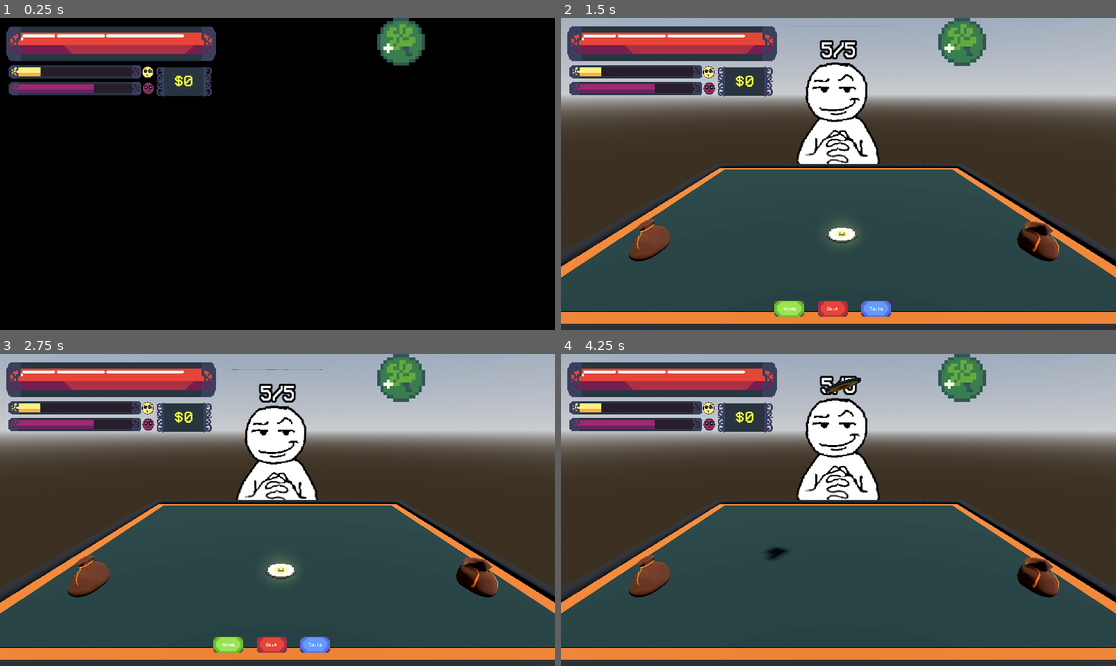
Above: before the commit, frames 1-4 (two rows, left to right).
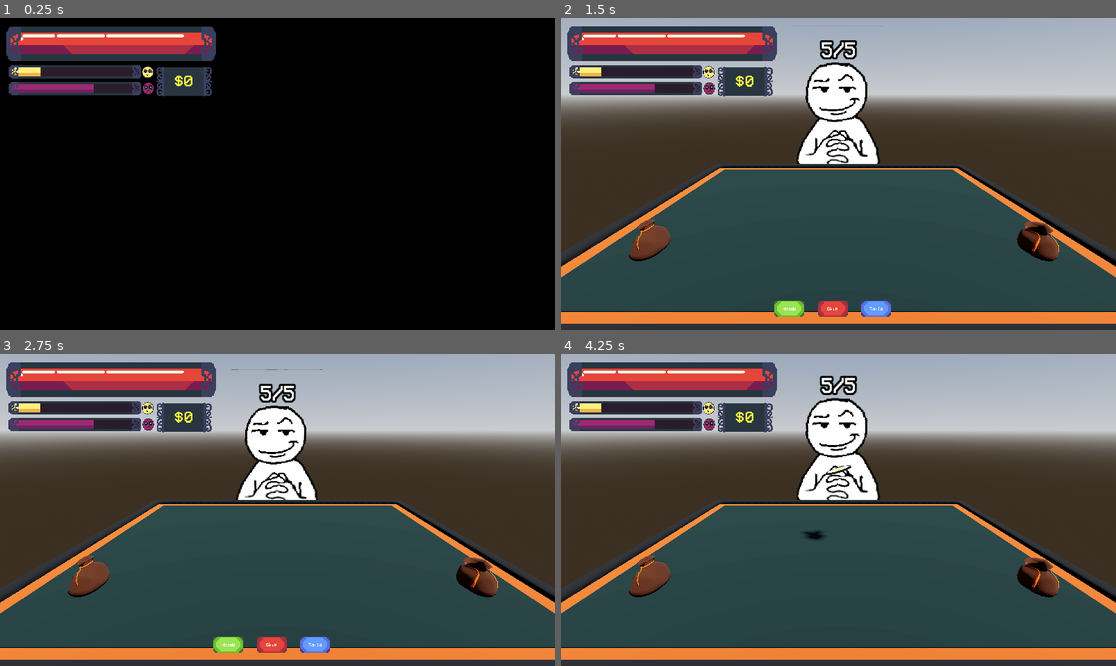
Above: after the commit, the same moments.

Repository: nianjindev/nummus
Game: Godot game, scene res://gui/splash_screen/splash_screen_manager.tscn
Same seed, same stepped clock (60 frames per second), same inputs: the game is played once before the commit and once after it. The engine's default icon, where the game draws it, is replaced by a stand-in: a white triangle on a blue panel in a dark square.
Inputs (mouse positions are in pixels of both pictures, inside the frame that each line leads up to):
- Up to frame 1 (0.25 s): no input
- Up to frame 2 (1.5 s): tap Enter at 0.5 s; move the mouse to (960, 158) at 0.52 s; click (960, 158) at 0.67 s; tap Space at 0.77 s; click "Play" at 1.25 s
- Up to frame 3 (2.75 s): click "Skip" at 2 s
- Up to frame 4 (4.25 s): click "Skip" at 2.75 s; click "Heads" at 3.5 s

The runs differ from the first frame. In frame 1, 1.0% of the frame differs, in the area x 67-77%, y 0-16%; in frame 2, 1.3%; in frame 3, 1.3%; in frame 4, 1.4%, in the area x 37-77%, y 0-66%.
Error after the commit: Parse Error: Too few arguments for "check_spacing()" call. Expected at least 1 but received 0. (res://base_objects/table_handler.gd:12)

Commit message:
redid changes

Diff:
--- a/nummus-game/base_objects/base_level.gd
+++ b/nummus-game/base_objects/base_level.gd
@@ -1,6 +1,7 @@
 extends Node3D
 
-var current_coin: Coin
+var current_hand: Array[Coin]
+@onready var table = $TableHandler
 
 func _ready() -> void:
 	# Inventory.add_item(ObjectManager.create_coin(Constants.COINS.base, Constants.display_type.PLAY))
@@ -8,7 +9,10 @@
 	ObjectManager.spawn_base_enemy()
 
 func spawn_coin():
-	current_coin = Inventory.inventory[0].duplicate()
-	current_coin.current_state = Constants.display_type.PLAY
-	SceneManager.current_scene.add_child.call_deferred(current_coin)
-	current_coin.position = Vector3(0.367, 0.398, -0.017)
+	var hand_size: int = max(Globals.max_hand, Inventory.inventory.size())
+	for i in range(hand_size):
+		var new_coin: Coin = Inventory.inventory[i].duplicate()
+		current_hand.append(new_coin)
+		new_coin.current_state = Constants.display_type.PLAY
+		SceneManager.current_scene.add_child.call_deferred(new_coin)
+		new_coin.position = table.coin_positions[i]
--- a/nummus-game/base_objects/base_level.tscn
+++ b/nummus-game/base_objects/base_level.tscn
@@ -1,7 +1,7 @@
 [gd_scene load_steps=8 format=3 uid="uid://vwukeorb6yvs"]
 
-[ext_resource type="ArrayMesh" uid="uid://df0dli0p2ydry" path="res://assets/3d/coin_table.obj" id="1_3o4py"]
 [ext_resource type="Script" uid="uid://d22vmb2a3xedj" path="res://base_objects/base_level.gd" id="1_ftfrf"]
+[ext_resource type="PackedScene" uid="uid://dwu8pi66hpjiu" path="res://base_objects/table_handler.tscn" id="2_iothi"]
 [ext_resource type="ArrayMesh" uid="uid://d2tjgm2vawtym" path="res://assets/3d/coin_purse_open.obj" id="3_d3dva"]
 [ext_resource type="ArrayMesh" uid="uid://bmmobbrhil6md" path="res://assets/3d/coin_purse_closed.obj" id="4_bgm65"]
 
@@ -36,11 +36,6 @@
 transform = Transform3D(-4.361182e-08, -0.28287718, 0.95915616, 2.9486855e-09, 0.95915616, 0.28287718, -1, 1.5165039e-08, -4.099643e-08, 1.5741451, 1.0703781, 0)
 fov = 60.0
 
-[node name="MeshInstance3D" type="MeshInstance3D" parent="."]
-transform = Transform3D(0.21, 0, 0, 0, 0.21, 0, 0, 0, 0.21, 0, 0, 0)
-mesh = ExtResource("1_3o4py")
-skeleton = NodePath("")
-
 [node name="Purse" type="MeshInstance3D" parent="."]
 transform = Transform3D(0.1075234, 0, 0, 0, 0.1075234, 0, 0, 0, 0.1075234, 0.5075082, 0.42909357, -0.87402403)
 mesh = ExtResource("3_d3dva")
@@ -48,3 +43,5 @@
 [node name="Discard" type="MeshInstance3D" parent="."]
 transform = Transform3D(0.108, 0, 0, 0, 0.108, 0, 0, 0, 0.108, 0.50772446, 0.43, 0.8369046)
 mesh = ExtResource("4_bgm65")
+
+[node name="TableHandler" parent="." instance=ExtResource("2_iothi")]
--- a/nummus-game/base_objects/table_handler.gd
+++ b/nummus-game/base_objects/table_handler.gd
@@ -4,15 +4,16 @@
 @onready var markers: Node3D = $Markers
 @onready var endpoint_l: Marker3D = $Markers/EndpointL
 @onready var endpoint_r: Marker3D = $Markers/EndpointR
+@export var coin_positions: Array[Vector3]
 
 var increment: float
 
 func _ready() -> void:
-	print(check_spacing(5))
+	check_spacing()
 
-func check_spacing(hand_size: int) -> Array[Vector3]:
+func check_spacing(hand_size: int):
 	increment = (abs(endpoint_l.position.z) + abs(endpoint_r.position.z))/(hand_size-1)
 	var positions: Array[Vector3] = []
 	for i in range(hand_size):
 		positions.append(endpoint_r.position + Vector3(0, 0, increment*i))
-	return positions
+	coin_positions = positions
--- a/nummus-game/base_objects/table_handler.tscn
+++ b/nummus-game/base_objects/table_handler.tscn
@@ -1,32 +1,22 @@
-[gd_scene load_steps=4 format=3 uid="uid://dwu8pi66hpjiu"]
+[gd_scene load_steps=3 format=3 uid="uid://dwu8pi66hpjiu"]
 
 [ext_resource type="Script" uid="uid://dace5j0sr7fyi" path="res://base_objects/table_handler.gd" id="1_x0v6v"]
 [ext_resource type="ArrayMesh" uid="uid://df0dli0p2ydry" path="res://assets/3d/coin_table.obj" id="2_86dke"]
 
-[sub_resource type="BoxShape3D" id="BoxShape3D_2aj6y"]
-size = Vector3(1.9002686, 0.062927246, 1)
-
 [node name="TableHandler" type="Node3D"]
 script = ExtResource("1_x0v6v")
-
-[node name="TableModel" type="StaticBody3D" parent="."]
-
-[node name="CollisionShape3D" type="CollisionShape3D" parent="TableModel"]
-transform = Transform3D(1, 0, 0, 0, 1, 0, 0, 0, 1, 0.015075684, 0.375885, 0)
-shape = SubResource("BoxShape3D_2aj6y")
-
-[node name="MeshInstance3D" type="MeshInstance3D" parent="TableModel"]
-transform = Transform3D(0.21051848, 0, 0, 0, 0.21051848, 0, 0, 0, 0.64167446, 0, 0, 0)
-mesh = ExtResource("2_86dke")
-skeleton = NodePath("")
 
 [node name="Markers" type="Node3D" parent="."]
 
 [node name="EndpointL" type="Marker3D" parent="Markers"]
-transform = Transform3D(1, 0, 0, 0, 1, 0, 0, 0, 1, 0.6, 0.5, 1)
+transform = Transform3D(1, 0, 0, 0, 1, 0, 0, 0, 1, 0.6, 0.4, 0.7)
 
 [node name="EndpointR" type="Marker3D" parent="Markers"]
-transform = Transform3D(1, 0, 0, 0, 1, 0, 0, 0, 1, 0.6, 0.5, -1)
+transform = Transform3D(1, 0, 0, 0, 1, 0, 0, 0, 1, 0.6, 0.4, -0.7)
 
 [node name="Camera3D" type="Camera3D" parent="."]
 transform = Transform3D(-4.371139e-08, 0, 1, 0, 1, 0, -1, 0, -4.371139e-08, 2, 1, 0)
+
+[node name="TableModel" type="MeshInstance3D" parent="."]
+transform = Transform3D(0.21, 0, 0, 0, 0.21, 0, 0, 0, 0.21, 0, 0, 0)
+mesh = ExtResource("2_86dke")
--- a/nummus-game/gui/global_ui.tscn
+++ b/nummus-game/gui/global_ui.tscn
@@ -165,6 +165,7 @@
 vertical_alignment = 1
 
 [node name="InventoryUI" parent="." instance=ExtResource("13_jxs7b")]
+visible = false
 layout_mode = 1
 
 [connection signal="pressed" from="Stage/NextStage" to="Stage" method="_on_next_stage_pressed"]
--- a/nummus-game/gui/inventory_ui.gd
+++ b/nummus-game/gui/inventory_ui.gd
@@ -1,3 +1,19 @@
 extends Control
 
-@onready var container: HBoxContainer = $HBoxContainer
+@onready var container: GridContainer = $ColorRect/GridContainer
+
+func _ready() -> void:
+	update_inventory(Inventory.inventory)
+
+func update_inventory(coins: Array[Coin]):
+	for child in container.get_children():
+		container.remove_child(child)
+		child.queue_free()
+	for coin in coins:
+		var texture: AtlasTexture = AtlasTexture.new()
+		texture.atlas = coin.coin_id.coin_texture
+		texture.region = Rect2(2, 0, 15, 15)
+		var new_textrect: TextureRect = TextureRect.new()
+		new_textrect.texture = texture
+		container.add_child(new_textrect)
+		new_textrect.texture = texture
--- a/nummus-game/gui/inventory_ui.tscn
+++ b/nummus-game/gui/inventory_ui.tscn
@@ -1,33 +1,44 @@
-[gd_scene load_steps=4 format=3 uid="uid://dgl2frifwu5vi"]
+[gd_scene load_steps=2 format=3 uid="uid://dgl2frifwu5vi"]
 
 [ext_resource type="Script" uid="uid://dnxqi6e2cpftv" path="res://gui/inventory_ui.gd" id="1_xf41r"]
-[ext_resource type="Texture2D" uid="uid://vd81sj6fun6c" path="res://assets/2d/mapped_coin_textures/lucky.png" id="2_2a5yy"]
-
-[sub_resource type="AtlasTexture" id="AtlasTexture_w42wb"]
-atlas = ExtResource("2_2a5yy")
-region = Rect2(2, 0, 15, 15)
 
 [node name="InventoryUI" type="Control"]
 clip_contents = true
 layout_mode = 3
-anchors_preset = 1
-anchor_left = 1.0
-anchor_right = 1.0
-offset_left = -615.0
-offset_bottom = 165.0
-grow_horizontal = 0
+anchors_preset = 8
+anchor_left = 0.5
+anchor_top = 0.5
+anchor_right = 0.5
+anchor_bottom = 0.5
+offset_left = -450.0
+offset_top = -325.0
+offset_right = 450.0
+offset_bottom = 325.0
+grow_horizontal = 2
+grow_vertical = 2
 script = ExtResource("1_xf41r")
 
-[node name="HBoxContainer" type="HBoxContainer" parent="."]
+[node name="ColorRect" type="ColorRect" parent="."]
 layout_mode = 1
 anchors_preset = 15
 anchor_right = 1.0
 anchor_bottom = 1.0
 grow_horizontal = 2
 grow_vertical = 2
+color = Color(0, 0.48235294, 0.6431373, 0.22352941)
 
-[node name="TextureRect" type="TextureRect" parent="HBoxContainer"]
-layout_mode = 2
-size_flags_horizontal = 4
-texture = SubResource("AtlasTexture_w42wb")
-expand_mode = 2
+[node name="GridContainer" type="GridContainer" parent="ColorRect"]
+layout_mode = 1
+anchors_preset = 8
+anchor_left = 0.5
+anchor_top = 0.5
+anchor_right = 0.5
+anchor_bottom = 0.5
+offset_left = -20.0
+offset_top = -20.0
+offset_right = 20.0
+offset_bottom = 20.0
+grow_horizontal = 2
+grow_vertical = 2
+scale = Vector2(4, 4)
+pivot_offset = Vector2(20, 20)
